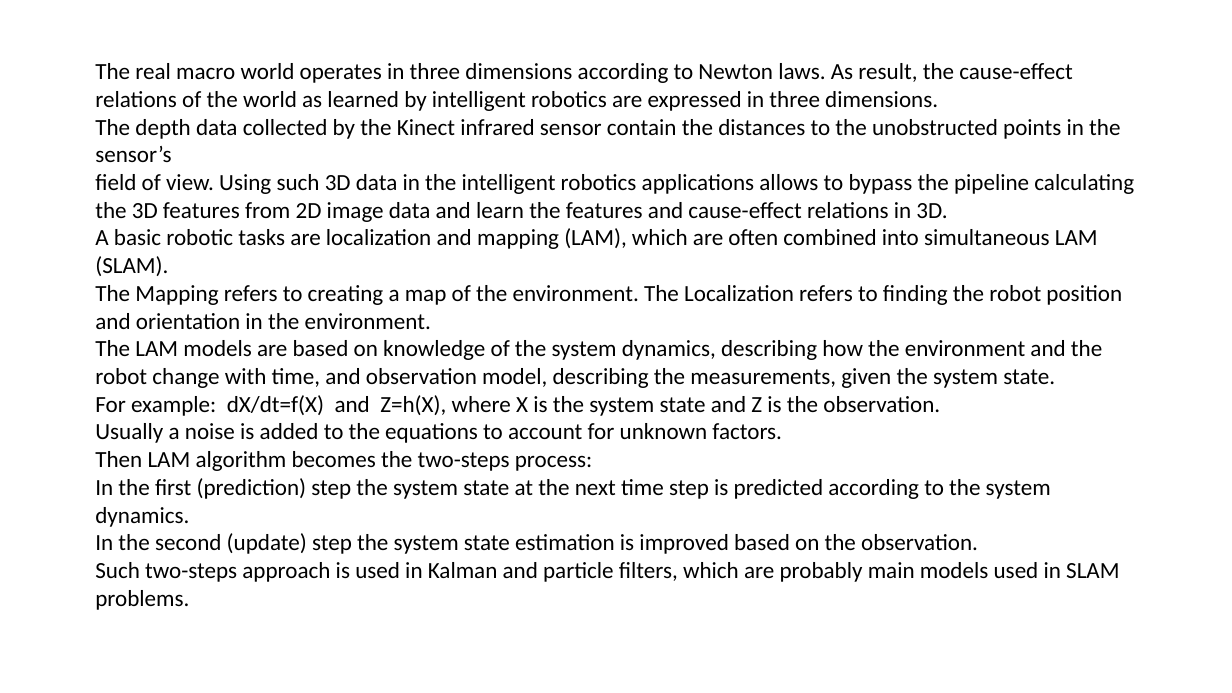
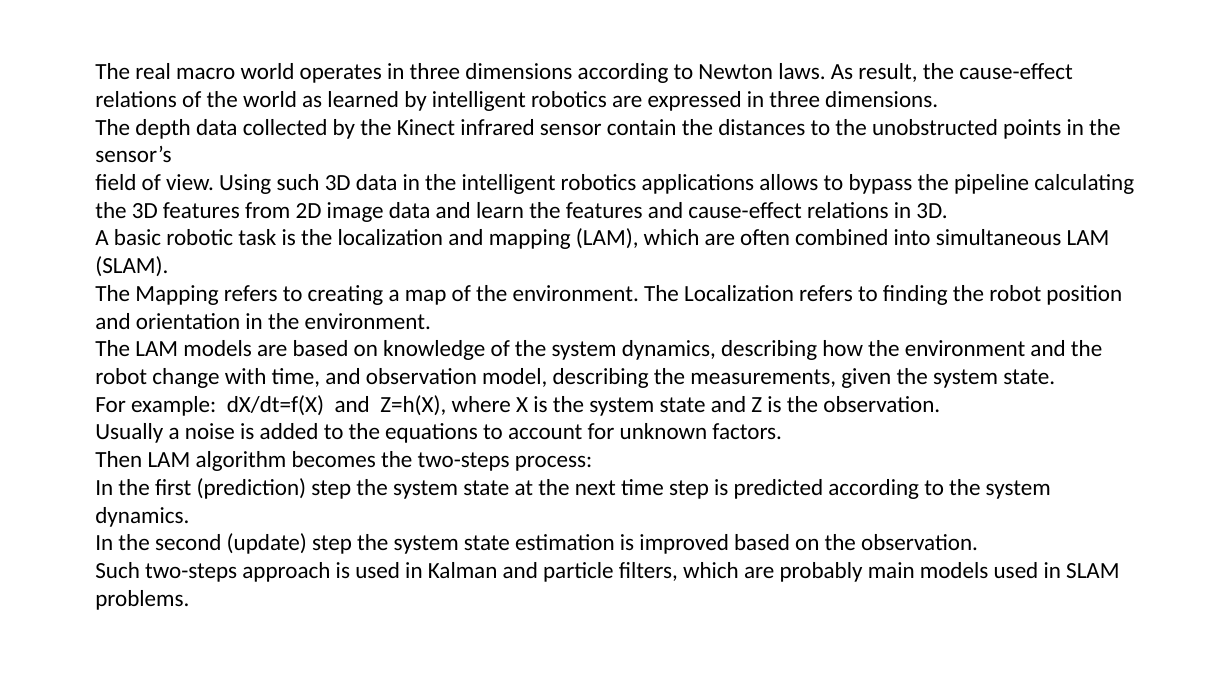
Before and after one commit to sdarkhovsky/KinectCapture, a slide deck: slide 7 of Capturing_XYZRGB_data_with_Microsoft_Kinect.pptx. Drawn at 1232x693 pixels with LibreOffice and Linux fonts; fonts in the diff are those of the drawing. Boxes give left, top, right and bottom in pixels: in the first picture for what was removed or moved away, otherwise in the second. Text is boxed around its words. In the diff, an @@ line names an element or a change of style, - is before the commit and + after.

Commit message:
corrected Capturing_XYZRGB_data_with_Microsoft_Kinect.pptx

```diff
--- a/Capturing_XYZRGB_data_with_Microsoft_Kinect.pptx
+++ b/Capturing_XYZRGB_data_with_Microsoft_Kinect.pptx
@@ text at (95, 228, 1110, 276): text changed @@
-A basic robotic tasks are localization and mapping (LAM), which are often combined into simultaneous LAM (SLAM).
+A basic robotic task is the localization and mapping (LAM), which are often combined into simultaneous LAM (SLAM).
```
